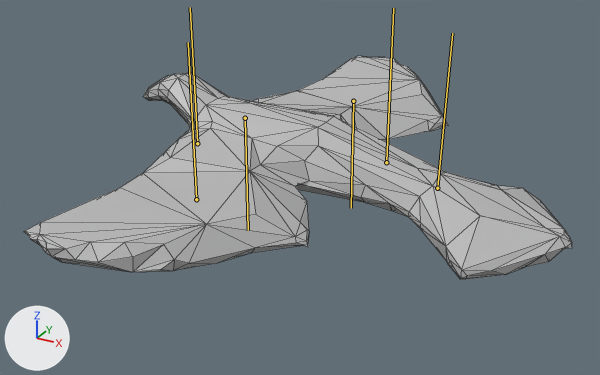
An edit to the FBX model kalggj17-Unity-project/Assets/Models/bird_animated.fbx, drawn before and after from the same camera.
Rendered twice from a 50 mm camera at (0.15, -0.305, 0.132) aimed at (-0.017, -0.002, -0.02). The axes (+X, +Y, +Z) are drawn at lower left. The lights are the same throughout. Both versions are drawn at frame 150 of the action 'Take 001'; the numbers are the values there. The bones that bend it are drawn over the model as lines. Mesh edges are drawn as thin lines.

Names of what the first picture shows: 'bird'.
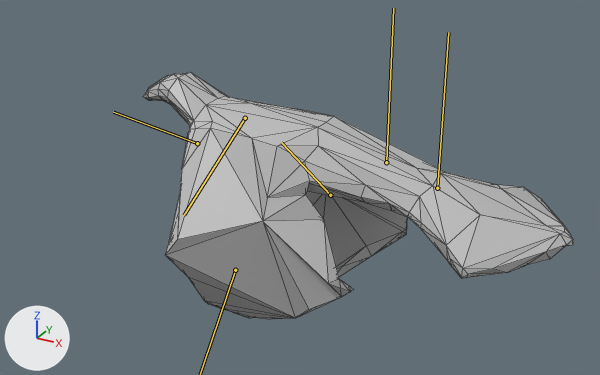
Changed parts and their boxes (x1, y1, x2, y2) in the pictures (600 x 375 px):
'bird', posed (21% narrower, 11% taller): before (24, 56, 572, 279); after (143, 72, 573, 319)
bone 'joint4', root to tip: before (437, 188) to (452, 33); after (437, 188) to (448, 32)
bone 'joint1', root to tip: before (197, 143) to (190, 7); after (197, 143) to (113, 112)
bone 'joint7', root to tip: before (245, 118) to (248, 230); after (245, 118) to (184, 215)
bone 'joint8', root to tip: before (353, 101) to (351, 208); after (330, 195) to (281, 142)

The edits, one by one:
Bone 'joint4' (bone_joint4) turns from (0, 0, -1) to (0, 0, 0) degrees about its own x, y and z.
Bone 'joint1' (bone_joint1) turns from (0, 0, 0) to (0, 0, -60) degrees about its own x, y and z.
Bone 'joint2' (bone_joint2) turns from (0, 0, 0) to (74, 0, -12) degrees about its own x, y and z.
Bone 'joint7' (bone_joint7) turns from (0, 0, 0) to (0, 0, -60) degrees about its own x, y and z.
Bone 'joint8' (bone_joint8) turns from (0, 0, 0) to (74, 0, -12) degrees about its own x, y and z.
